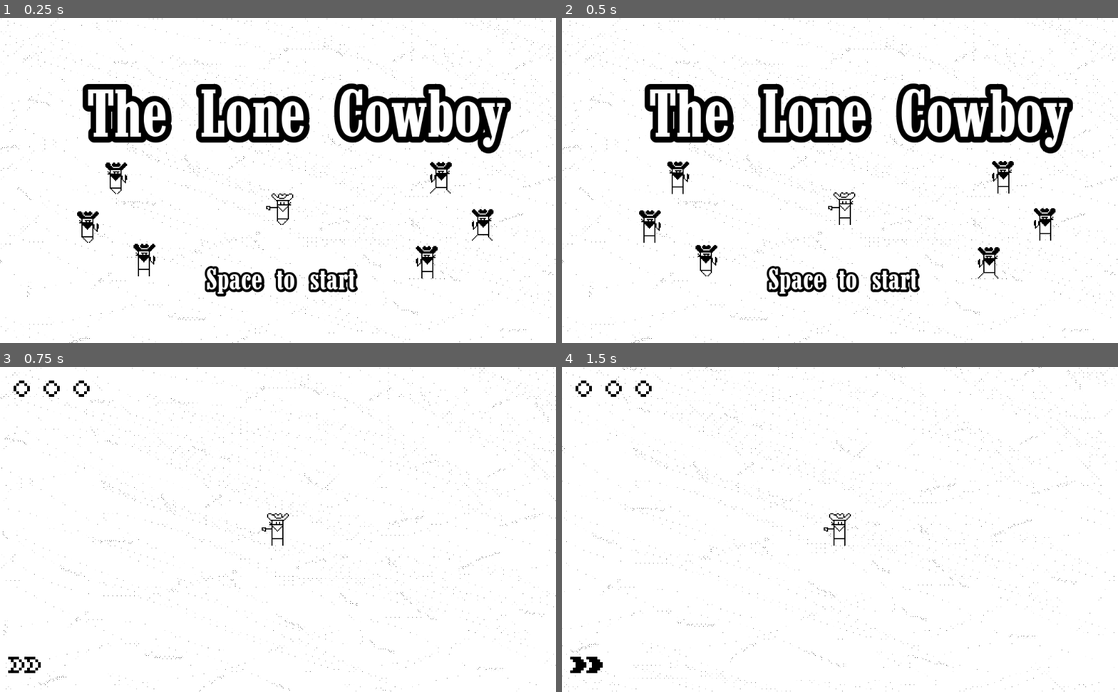
Above: before the commit, frames 1-4 (two rows, left to right).
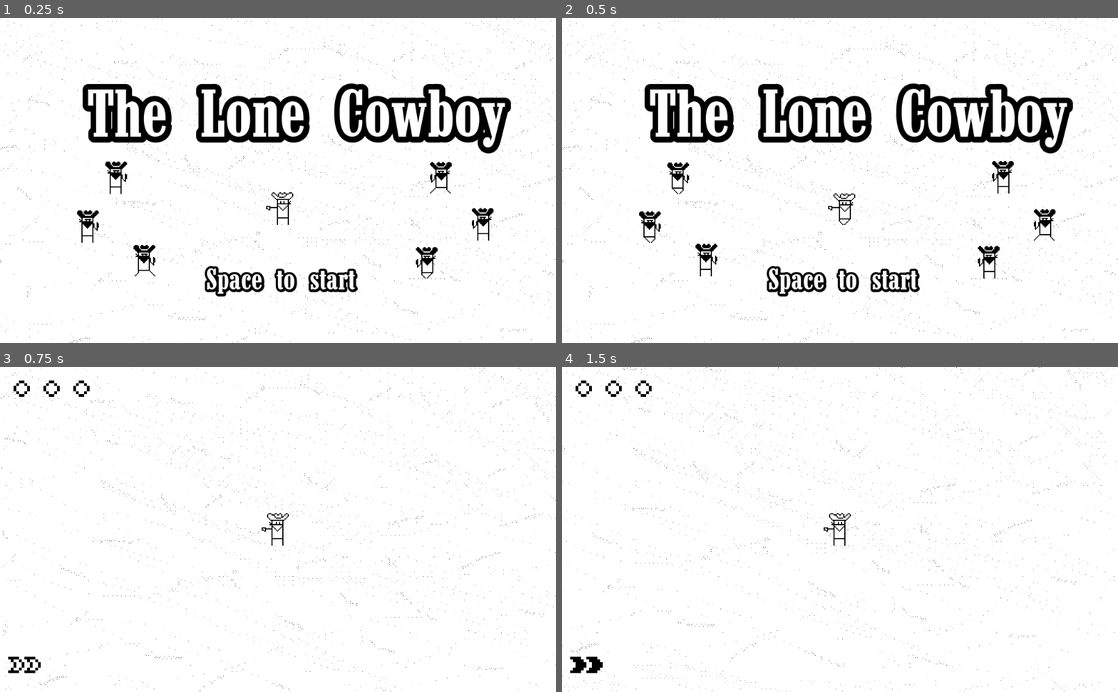
Above: after the commit, the same moments.

Repository: Blargansmarf/ClicheCowboy
Game: Godot game, scene res://scenes/title.tscn
Two runs of this game, one before a commit and one after it. Both use one fixed random seed, a clock stepped at 60 frames per second and the inputs below.
Inputs:
- Up to frame 1 (0.25 s): no input
- Up to frame 2 (0.5 s): no input
- Up to frame 3 (0.75 s): hold D (right) from 0.53 s (still down); tap Space (dodge) at 0.6 s
- Up to frame 4 (1.5 s): release D (right) at 1.28 s; hold S (down) from 1.28 s (still down); tap Space (dodge) at 1.35 s

The runs differ from the first frame. In frame 1, 0.7% of the frame differs, in the area x 13-89%, y 44-81%; in frame 2, 0.7%; in frame 3, nothing differs; in frame 4, nothing differs.

Commit message:
cappedskills don't work

Diff:
--- a/clichecowboy/scenes/title.tscn
+++ b/clichecowboy/scenes/title.tscn
@@ -80,7 +80,7 @@
 position = Vector2( 520, 352 )
 scale = Vector2( 2, 2 )
 frames = SubResource( 3 )
-frame = 3
+frame = 2
 playing = true
 
 [node name="AnimatedSprite" type="AnimatedSprite" parent="dummyplayer"]
@@ -91,7 +91,7 @@
 position = Vector2( 214, 295 )
 scale = Vector2( 2, 2 )
 frames = SubResource( 5 )
-frame = 3
+frame = 2
 playing = true
 flip_h = true
 
@@ -99,7 +99,7 @@
 position = Vector2( 162, 385 )
 scale = Vector2( 2, 2 )
 frames = SubResource( 5 )
-frame = 3
+frame = 2
 playing = true
 flip_h = true
 
@@ -107,7 +107,7 @@
 position = Vector2( 266, 447 )
 scale = Vector2( 2, 2 )
 frames = SubResource( 5 )
-frame = 2
+frame = 1
 playing = true
 flip_h = true
 
@@ -122,11 +122,11 @@
 position = Vector2( 889, 381 )
 scale = Vector2( 2, 2 )
 frames = SubResource( 5 )
-frame = 1
 playing = true
 
 [node name="dummyenemy5" type="AnimatedSprite" parent="."]
 position = Vector2( 786, 451 )
 scale = Vector2( 2, 2 )
 frames = SubResource( 5 )
+frame = 3
 playing = true
--- a/clichecowboy/scripts/game_controller.gd
+++ b/clichecowboy/scripts/game_controller.gd
@@ -12,6 +12,7 @@
 var bullets = []
 var enemies = []
 var dollars = []
+var cappedSkills = []
 var hud
 var lvlup
 
@@ -250,10 +251,12 @@
 		1:
 			player.shootCooldown += player.shootCooldownLvl
 			if player.shootCooldown < .15:
+				cappedSkills.append(1)
 				player.shootCooldown = .15
 		2:
 			player.dodgeCooldown += player.dodgeCooldownLvl
 			if player.dodgeCooldown < 1:
+				cappedSkills.append(2)
 				player.dodgeCooldown = 1
 		3:
 			player.bulletSpeed += player.bulletSpeedLvl
